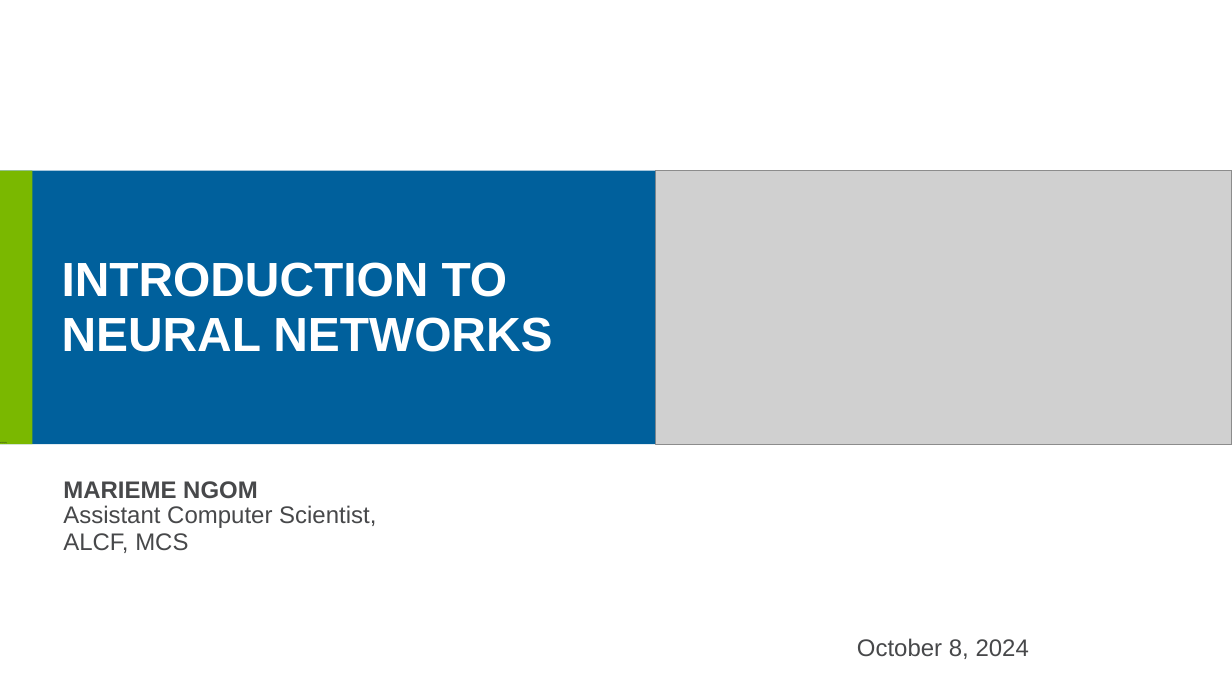
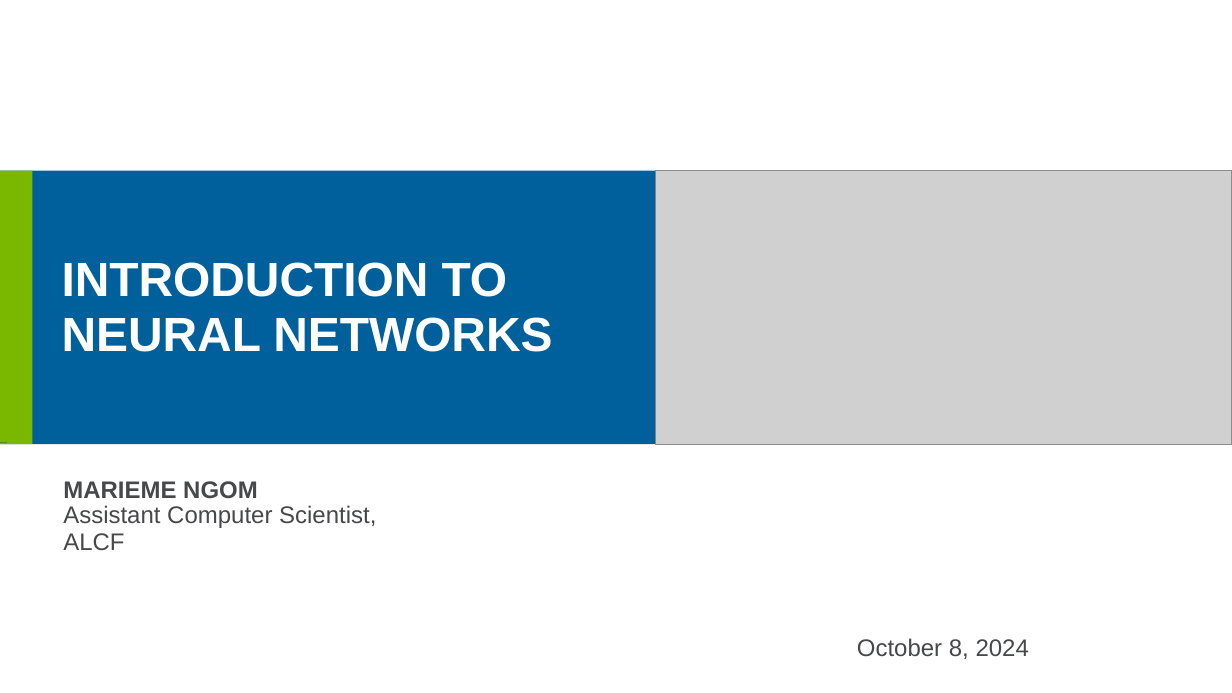
Before and after one commit to argonne-lcf/ai-science-training-series, a slide deck: slide 1 of 02_intro_neural_networks/Intro_to_neural_networks.pptx. Drawn at 1232x693 pixels with LibreOffice and Linux fonts; fonts in the diff are those of the drawing; grey boxes stand for pictures; background and template pictures are left out. Boxes give left, top, right and bottom in pixels: in the first picture for what was removed or moved away, otherwise in the second. Text is boxed around its words. In the diff, an @@ line names an element or a change of style, - is before the commit and + after.

```diff
--- a/02_intro_neural_networks/Intro_to_neural_networks.pptx
+++ b/02_intro_neural_networks/Intro_to_neural_networks.pptx
@@ text at (63, 533, 124, 551): text changed @@
-ALCF, MCS
+ALCF
```
Also in this commit, not shown: 2 other files.
